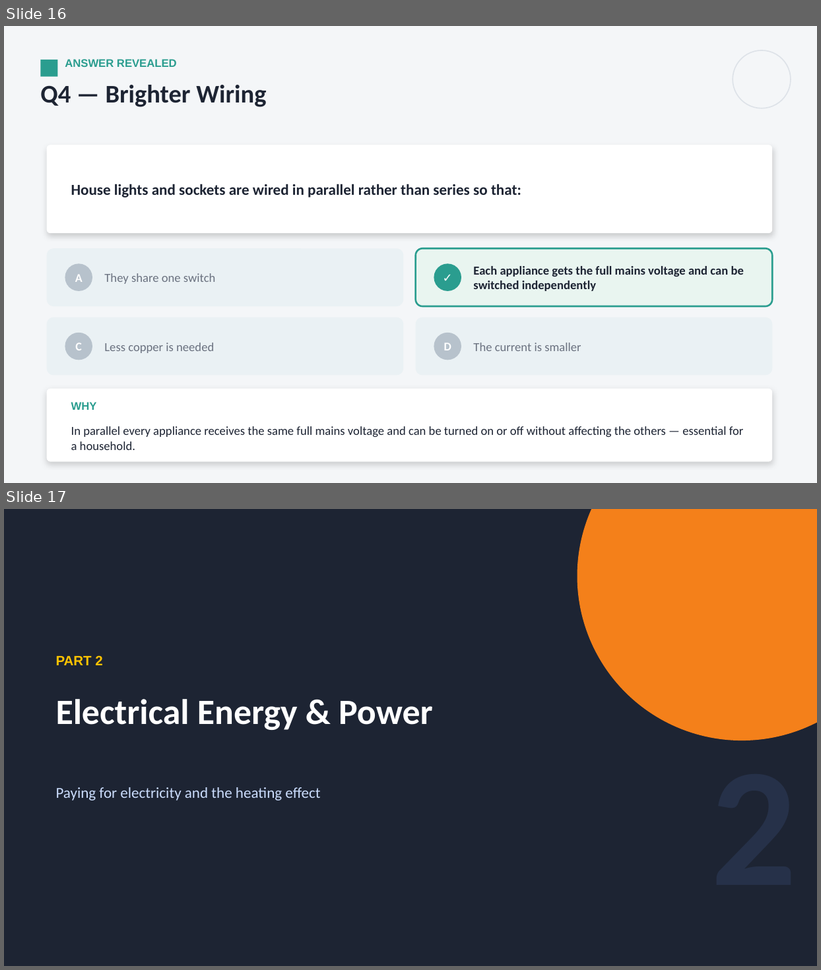
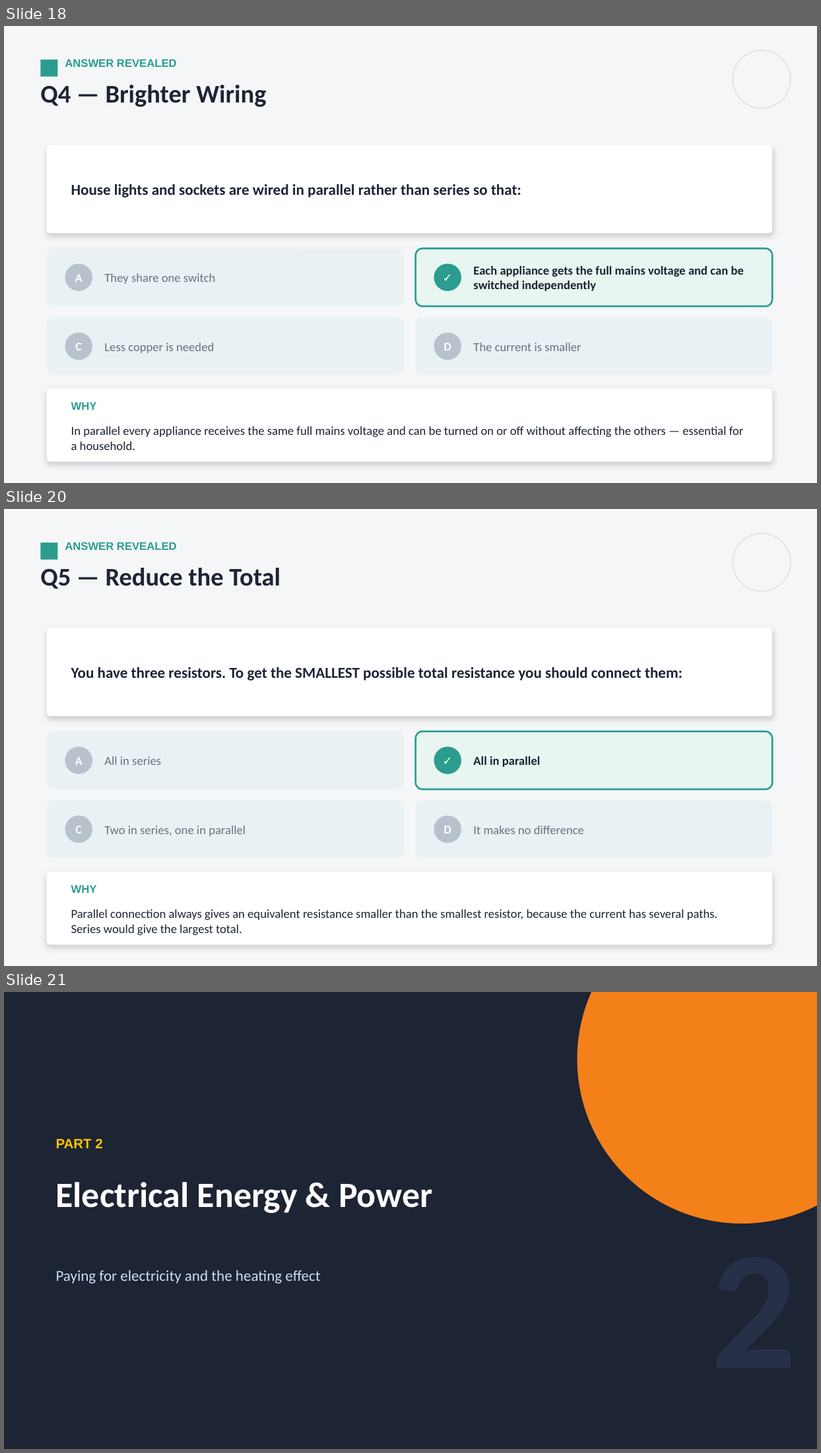
Before and after one commit to parmeshwars2911/MyFirstAR, a slide deck: ppt/Grade10/G10_S77_Current_Electricity_3.pptx. Shown one above the other, each under a label of ours: slides 16 and 17 before the commit, slides 18, 20 and 21 after it; the slides between them are not shown. The pictures are 821x970 and 821x1453 pixels, drawn with LibreOffice and Linux fonts; fonts in the diff are those of the drawing. Boxes give left, top, right and bottom in pixels: in the first picture for what was removed or moved away, otherwise in the second. Text is boxed around its words. In the diff, an @@ line names an element or a change of style, - is before the commit and + after.

```diff
--- a/ppt/Grade10/G10_S77_Current_Electricity_3.pptx
+++ b/ppt/Grade10/G10_S77_Current_Electricity_3.pptx
@@ slide 20 added at (x1=4, y1=509, x2=817, y2=966), background #F4F6F8 @@
@@ rectangle added at (x1=40, y1=543, x2=57, y2=560), fill #2A9D8F @@
@@ text added at (x1=65, y1=542, x2=177, y2=550), 13 pt, text #2A9D8F, bold @@
+ANSWER REVEALED
@@ ellipse added at (x1=733, y1=533, x2=791, y2=591), outline #DDE2E8 1.25 pt @@
@@ text added at (x1=40, y1=568, x2=281, y2=589), 30 pt, text #1D2433, bold @@
+Q5 — Reduce the Total
@@ rounded rectangle added at (x1=47, y1=628, x2=773, y2=716), fill #FFFFFF @@
@@ text added at (x1=71, y1=667, x2=682, y2=681), 18 pt, text #1D2433, bold @@
+You have three resistors. To get the SMALLEST possible total resistance you should connect them:
@@ rounded rectangle added at (x1=47, y1=731, x2=403, y2=789), fill #EAF1F4 @@
@@ rounded rectangle added at (x1=416, y1=731, x2=773, y2=789), fill #E9F5F0, outline #2A9D8F 2 pt @@
@@ ellipse added at (x1=65, y1=747, x2=92, y2=774), fill #B7C2CC @@
@@ text added at (x1=75, y1=757, x2=83, y2=765), 14 pt, text #FFFFFF, bold @@
+A
@@ text added at (x1=104, y1=757, x2=161, y2=765), 14.5 pt, text #6B7280 @@
+All in series
@@ ellipse added at (x1=434, y1=747, x2=461, y2=774), fill #2A9D8F @@
@@ text added at (x1=434, y1=747, x2=461, y2=774), 14 pt, text #FFFFFF, bold @@
+✓
@@ text added at (x1=473, y1=757, x2=541, y2=767), 14.5 pt, text #1D2433, bold @@
+All in parallel
@@ rounded rectangle added at (x1=47, y1=801, x2=403, y2=859), fill #EAF1F4 @@
@@ rounded rectangle added at (x1=416, y1=801, x2=773, y2=859), fill #EAF1F4 @@
@@ ellipse added at (x1=65, y1=816, x2=92, y2=843), fill #B7C2CC @@
@@ ellipse added at (x1=434, y1=816, x2=461, y2=843), fill #B7C2CC @@
@@ text added at (x1=75, y1=826, x2=82, y2=834), 14 pt, text #FFFFFF, bold @@
+C
@@ text added at (x1=104, y1=826, x2=246, y2=836), 14.5 pt, text #6B7280 @@
+Two in series, one in parallel
@@ text added at (x1=444, y1=826, x2=451, y2=834), 14 pt, text #FFFFFF, bold @@
+D
@@ text added at (x1=473, y1=826, x2=584, y2=834), 14.5 pt, text #6B7280 @@
+It makes no difference
@@ rounded rectangle added at (x1=47, y1=872, x2=773, y2=945), fill #FFFFFF @@
@@ text added at (x1=71, y1=885, x2=97, y2=893), 13 pt, text #2A9D8F, bold @@
+WHY
@@ text added at (x1=71, y1=910, x2=718, y2=935), 14.5 pt, text #1D2433 @@
+Parallel connection always gives an equivalent resistance smaller than the smallest resistor, because the current has several paths. Series would give the largest total.
@@ what was slide 16 is now slide 18 @@
@@ what was slide 17 is now slide 21 @@
```
Also in this commit, not shown: 1 slide changed, 3 other slides added, 3 other files.
